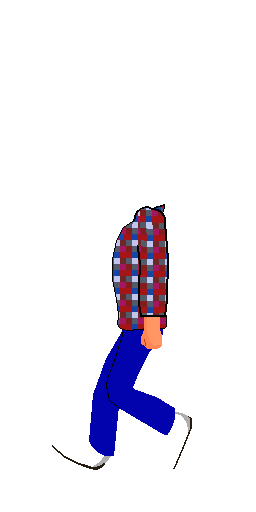
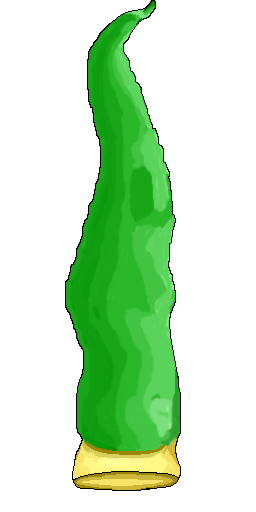
Two versions of the same layered image (256x512). Layer-by-layer changes:
hid "ArmsL" over box(112, 204, 169, 349)
hid "Legs5L" over box(52, 326, 192, 470)
showed "Legs5F", painted on it over box(65, 0, 188, 491)
